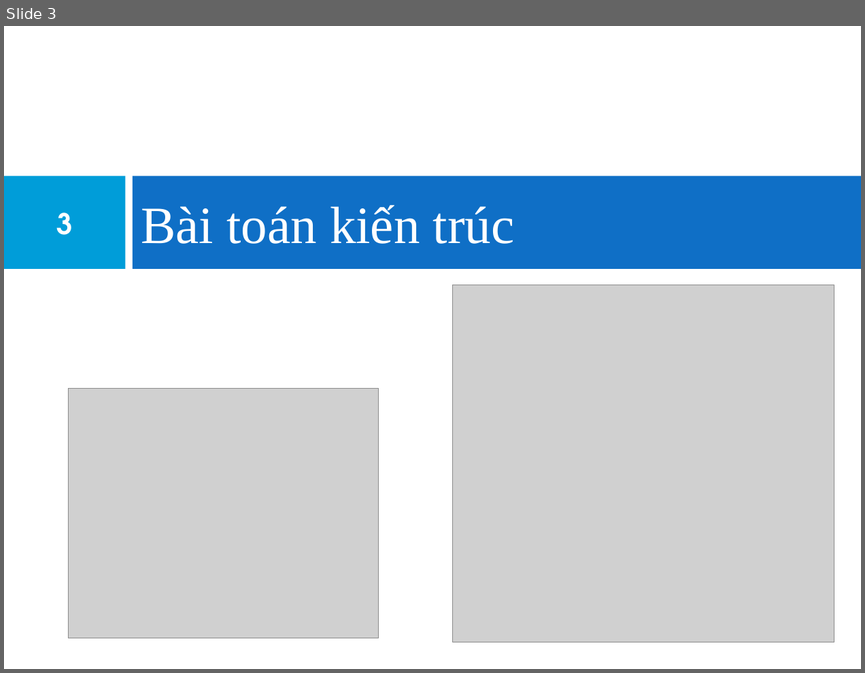
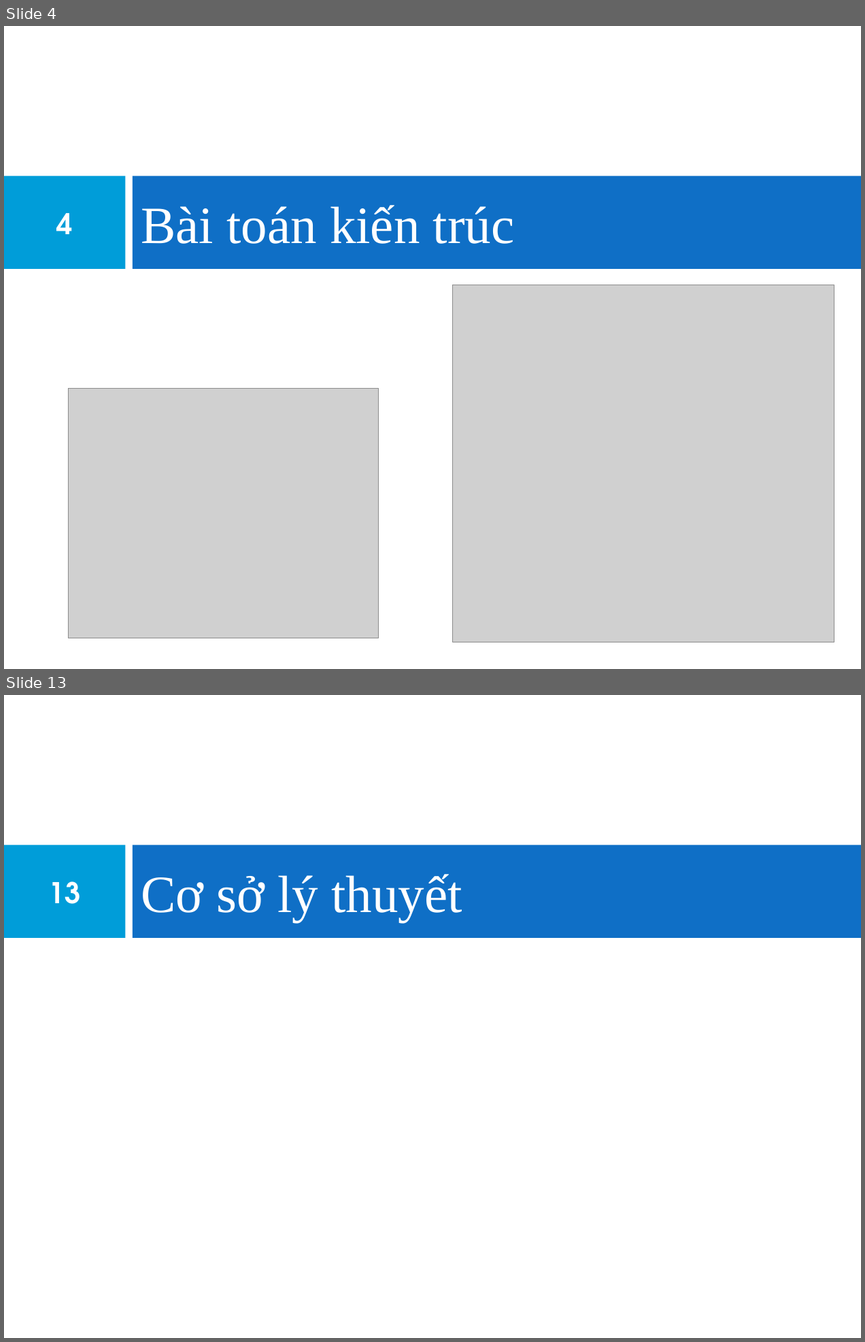
Before and after one commit to khanhduy94/jobzoom, a slide deck: Documents/JobZoom Presentation.pptx. Shown one above the other, each under a label of ours: slide 3 before the commit, slides 4 and 13 after it; the slides between them are not shown. The pictures are 865x673 and 865x1342 pixels, drawn with LibreOffice and Linux fonts; fonts in the diff are those of the drawing; grey boxes stand for pictures. Boxes give left, top, right and bottom in pixels: in the first picture for what was removed or moved away, otherwise in the second. Text is boxed around its words. In the diff, an @@ line names an element or a change of style, - is before the commit and + after.

```diff
--- a/Documents/JobZoom Presentation.pptx
+++ b/Documents/JobZoom Presentation.pptx
@@ slide 13 added at bbox=[4, 695, 861, 1338], background #FFFFFF; not listed: 2 template elements that a slide beside it also shows @@
@@ title added at bbox=[141, 874, 462, 922], 44 pt, text #FFFFFF @@
+Cơ sở lý thuyết
@@ page number added at bbox=[49, 881, 81, 904], 24 pt, text #FFFFFF, bold @@
+13
@@ what was slide 3 is now slide 4 @@
@@ page number at bbox=[56, 213, 73, 234]: text changed @@
-3
+4
```
Also in this commit, not shown: 4 slides changed, 8 other slides added, 1 slide removed, 1 other file.
